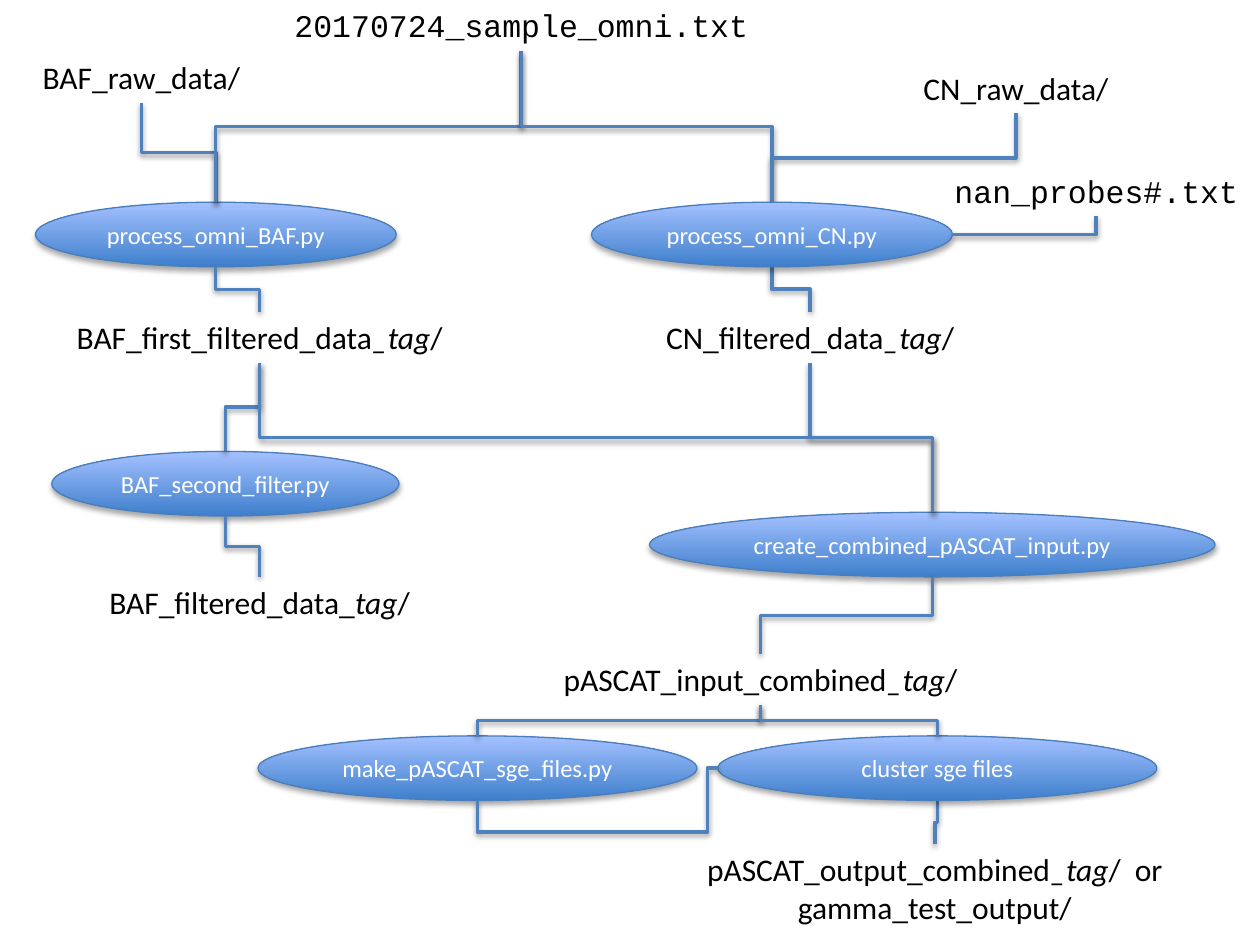
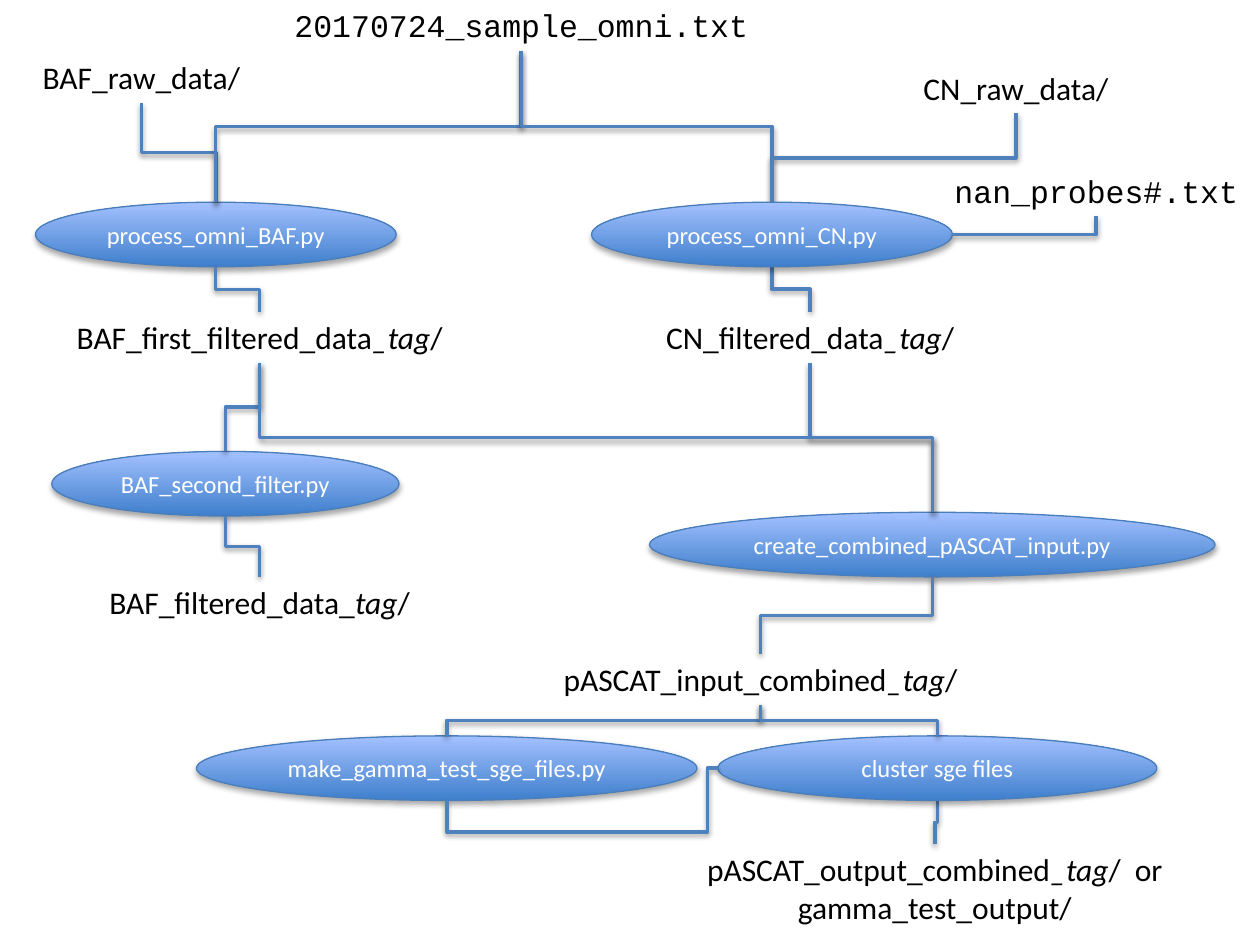
Before and after one commit to luciansmith/kuhner-python, a slide deck: slide 2 of Python program structure.pptx. Drawn at 1260x945 pixels with LibreOffice and Linux fonts; fonts in the diff are those of the drawing. Boxes give left, top, right and bottom in pixels: in the first picture for what was removed or moved away, otherwise in the second. Text is boxed around its words. In the diff, an @@ line names an element or a change of style, - is before the commit and + after.

```diff
--- a/Python program structure.pptx
+++ b/Python program structure.pptx
@@ elbow line moved from (478, 736) - (761, 704) to (447, 736) - (761, 704) @@
@@ ellipse "make_gamma_test_sge_files.py": place and size @@
-ellipse "make_gamma_test_sge_files.py" at bbox=[258, 736, 697, 800]
+ellipse "make_gamma_test_sge_files.py" at bbox=[197, 736, 697, 800]
@@ text in ellipse at bbox=[288, 760, 606, 781]: text changed @@
-make_pASCAT_sge_files.py
+make_gamma_test_sge_files.py
@@ elbow line moved from (478, 800) - (718, 769) to (447, 800) - (718, 769) @@
```
Also in this commit, not shown: 8 other files.
